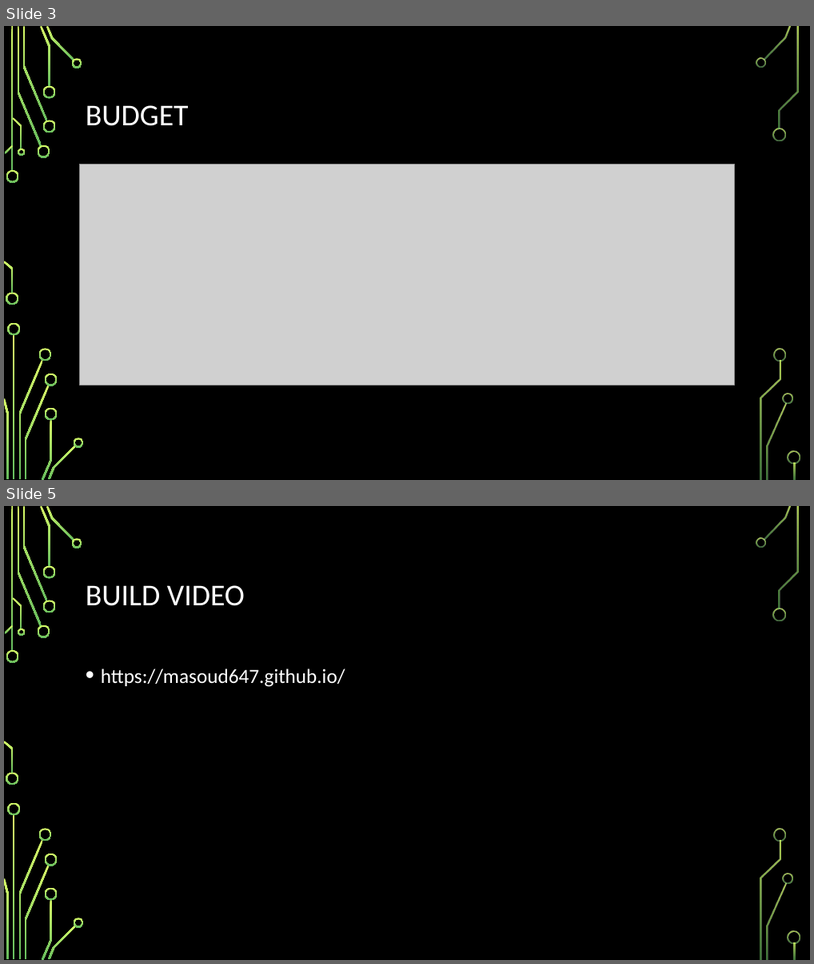
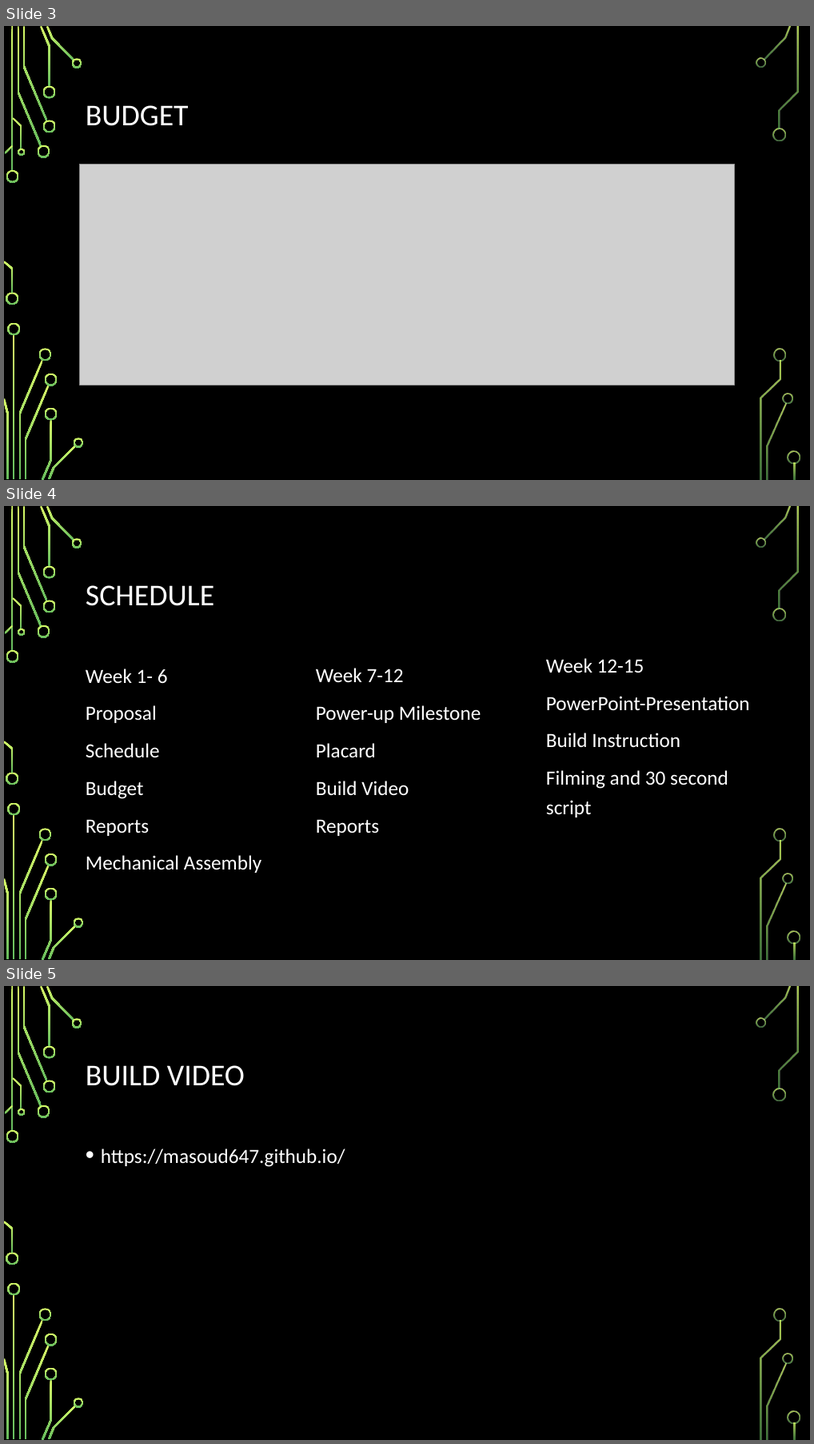
Before and after one commit to Masoud647/Masoud647.github.io, a slide deck: Documents/Ceng 317 Powerpoint Presentation.pptx. Shown one above the other, each under a label of ours: slides 3 and 5 before the commit, slides 3, 4 and 5 after it; the slides between them are not shown. The pictures are 814x964 and 814x1444 pixels, drawn with LibreOffice and Linux fonts; fonts in the diff are those of the drawing; grey boxes stand for pictures; background and template pictures are left out. Boxes give left, top, right and bottom in pixels: in the first picture for what was removed or moved away, otherwise in the second. Text is boxed around its words. In the diff, an @@ line names an element or a change of style, - is before the commit and + after.

```diff
--- a/Documents/Ceng 317 Powerpoint Presentation.pptx
+++ b/Documents/Ceng 317 Powerpoint Presentation.pptx
@@ slide 4 added at (x1=4, y1=506, x2=810, y2=960), background picture (left out); not listed: 36 template elements that a slide beside it also shows @@
@@ title added at (x1=86, y1=585, x2=214, y2=606), 36 pt, text #FFFFFF @@
+SCHEDULE
@@ text added at (x1=86, y1=668, x2=262, y2=872), 24 pt, text #FFFFFF @@
+Week 1- 6
+Proposal
+Schedule
+Budget
+Reports
+Mechanical Assembly
@@ text added at (x1=316, y1=668, x2=481, y2=836), 24 pt, text #FFFFFF @@
+Week 7-12
+Power-up Milestone
+Placard
+Build Video
+Reports
@@ text added at (x1=546, y1=658, x2=750, y2=817), 24 pt, text #FFFFFF @@
+Week 12-15
+PowerPoint-Presentation
+Build Instruction
+Filming and 30 second script
```
Also in this commit, not shown: 2 slides changed, 1 slide removed.
